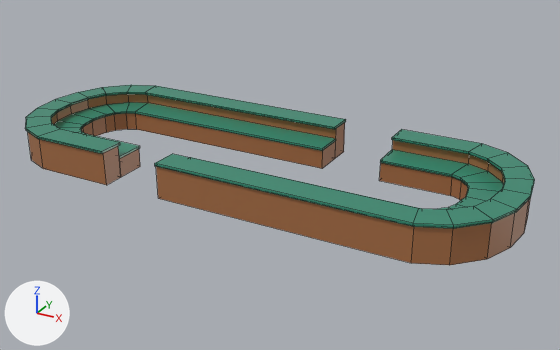
Renders of the FBX model Assets/ArtRes/Map/decoration/scene_Reception.fbx from each side of a commit.
The view is the same before and after, from a 50 mm lens placed at (13.95, -23.57, 11.82), pointed at (0.89, 0.17, -0.06). Lighting does not change. The marker at lower left points along +X, +Y and +Z. Mesh edges are drawn as thin lines. Where no turn or scale is listed for an object, it has been applied to the vertices.

Before the edit, the objects in view are built like this:
```python
me_立方体 = bpy.data.meshes.new('立方体')
me_立方体.from_pydata(...)  # 314 vertices, 284 faces; spans x -10.1..10.1, y -3.7..3.7, z -0.1..1.3
# faces by material slot: [108, 176]
me_立方体.materials.append(mat_wood)  # brown #a76e44
me_立方体.materials.append(mat_pam_desk)  # green #318a6f
ob_reception = bpy.data.objects.new('Reception', me_立方体)
ob_reception.location = (0.0, 0.0, 0.0)
```
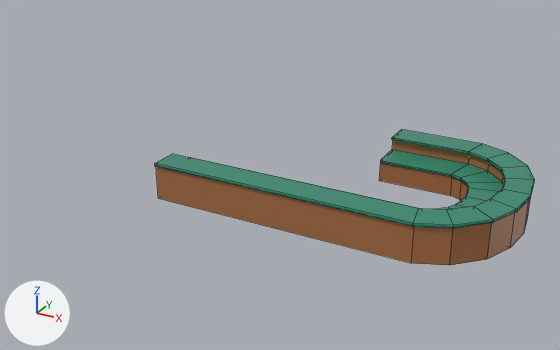
What differs and where, as boxes [x1, y1, x2, y2] in the pictures (560 x 350 px):
'Reception', reshaped (25% narrower, 24% shorter)
    before: [25, 85, 535, 265]
    after: [155, 129, 535, 265]
part 1 of me_立方体, deleted
    before: [25, 85, 346, 185]

What the commit changed:
me_立方体 has 314 vertices, 284 faces and spans x -10.1..10.1, y -3.7..3.7, z -0.1..1.3.
me_立方体 is used by ob_reception; location (0.0, 0.0, 0.0).
me_立方体 part 1: the loose piece of 154 vertices spanning x -10.1..2.0, y -3.7..3.7, z -0.1..1.3 is deleted.
